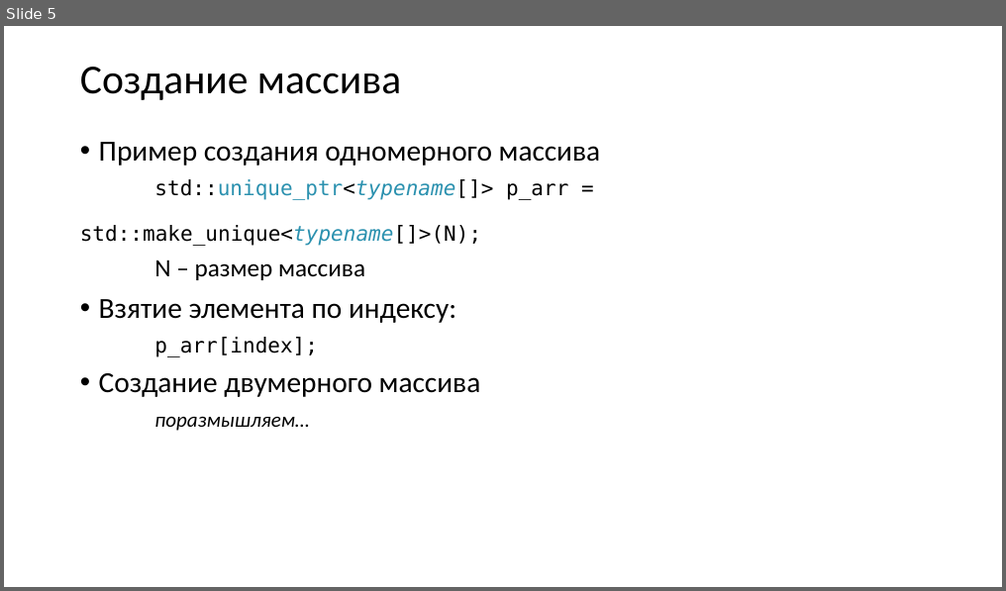
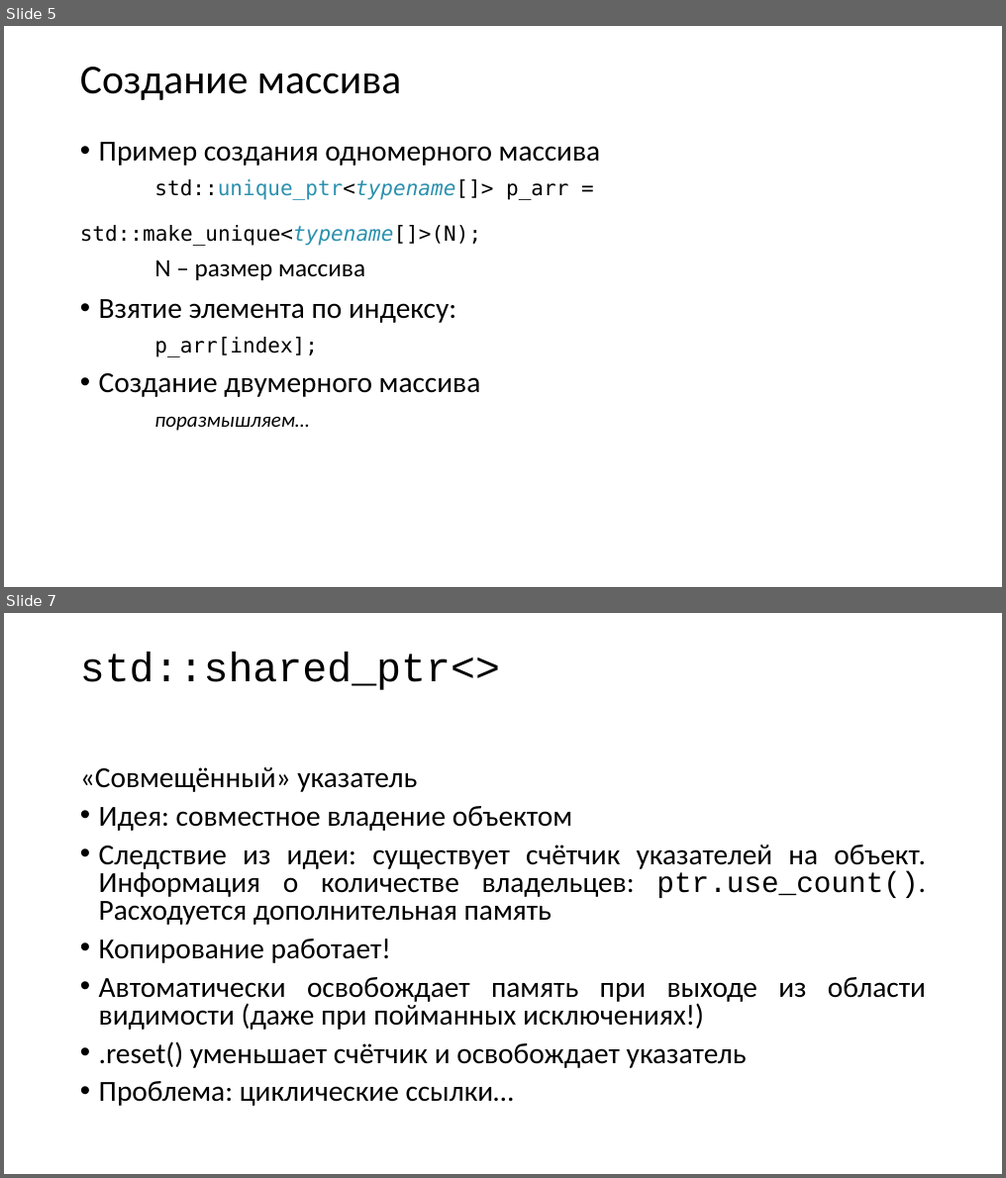
Before and after one commit to variichrodion/BV-521-OOP-C-, a slide deck: Умные указатели/Умные указатели-2.pptx. Shown one above the other, each under a label of ours: slide 5 before the commit, slides 5 and 7 after it; the slides between them are not shown. The pictures are 1006x591 and 1006x1178 pixels, drawn with LibreOffice and Linux fonts; fonts in the diff are those of the drawing. Boxes give left, top, right and bottom in pixels: in the first picture for what was removed or moved away, otherwise in the second. Text is boxed around its words. In the diff, an @@ line names an element or a change of style, - is before the commit and + after.

```diff
--- a/Умные указатели/Умные указатели-2.pptx
+++ b/Умные указатели/Умные указатели-2.pptx
@@ slide 7 added at [4,613,1002,1174], background #FFFFFF @@
@@ title added at [80,652,500,690], 39.6 pt, text #000000 @@
+std::shared_ptr<>
@@ text added at [80,767,926,1106], 28 pt, text #000000 @@
+«Совмещённый» указатель
+• Идея: совместное владение объектом
+• Следствие из идеи: существует счётчик указателей на объект. Информация о количестве владельцев: ptr.use_count(). Расходуется дополнительная память
+• Копирование работает!
+• Автоматически освобождает память при выходе из области видимости (даже при пойманных исключениях!)
+• .reset() уменьшает счётчик и освобождает указатель
+• Проблема: циклические ссылки…
```
Also in this commit, not shown: 2 slides changed, 3 other slides added.
